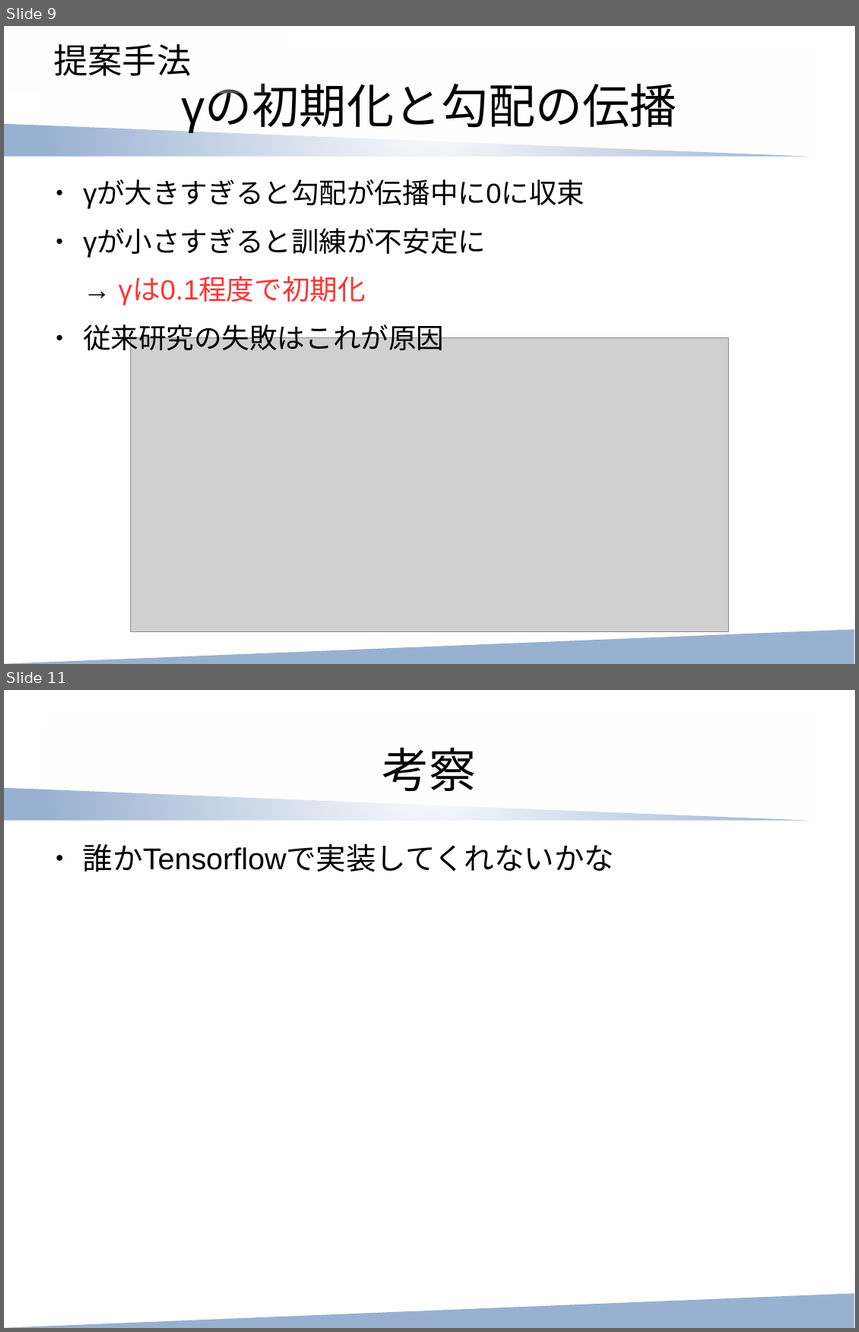
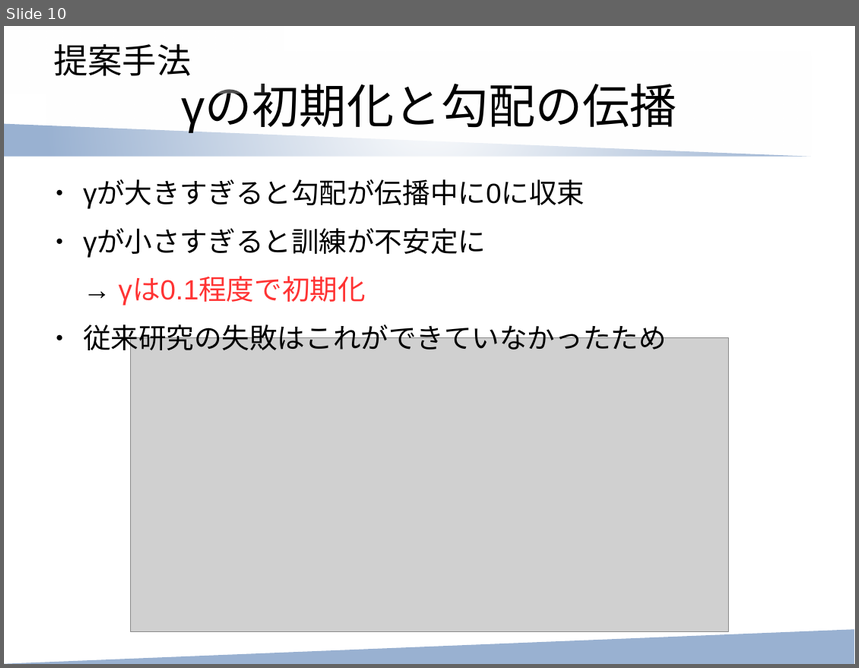
Before and after one commit to ytoyama/paper_reading, a slide deck: recurrent_batch_normalization/main.odp. Shown one above the other, each under a label of ours: slides 9 and 11 before the commit, slide 10 after it; the slides between them are not shown. The pictures are 859x1332 and 859x668 pixels, drawn with LibreOffice and Linux fonts; fonts in the diff are those of the drawing; grey boxes stand for pictures. Boxes give left, top, right and bottom in pixels: in the first picture for what was removed or moved away, otherwise in the second. Text is boxed around its words. In the diff, an @@ line names an element or a change of style, - is before the commit and + after.

```diff
--- a/recurrent_batch_normalization/main.odp
+++ b/recurrent_batch_normalization/main.odp
@@ slide 11 removed at [4,690,855,1328], background #FFFFFF; not listed: 2 template elements that a slide beside it also shows @@
@@ title removed at [47,716,813,822] @@
-考察
@@ text removed at [83,844,614,872] @@
-● 誰かTensorflowで実装してくれないかな
@@ what was slide 9 is now slide 10 @@
@@ slide 10 changed as well @@
@@ text at [83,320,667,356]: text changed @@
-● 従来研究の失敗はこれが原因
+● 従来研究の失敗はこれができていなかったため
```
Also in this commit, not shown: 6 other slides changed, 4 slides added, 1 other file.
